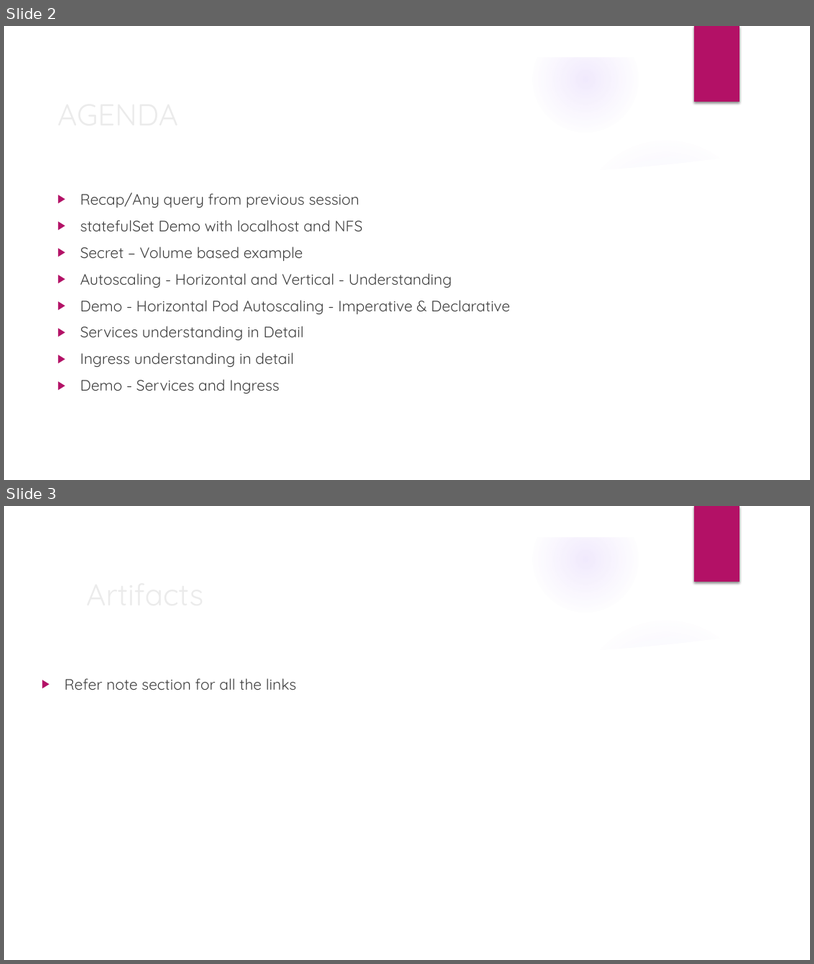
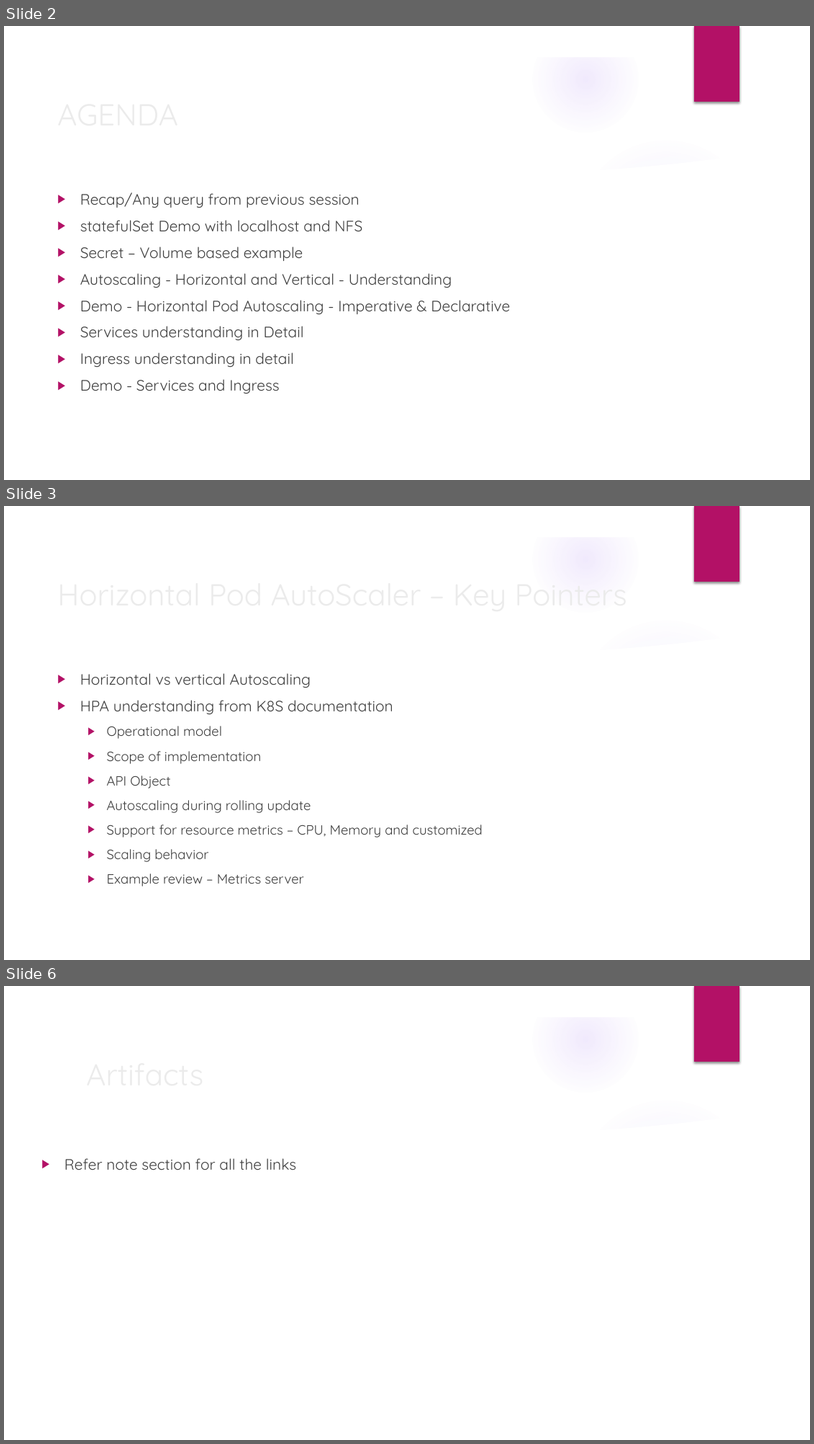
Before and after one commit to deepkumartraining/docker-k8s-April23, a slide deck: Day35/DockerAndKubernetes_Training-Day35.pptx. Shown one above the other, each under a label of ours: slides 2 and 3 before the commit, slides 2, 3 and 6 after it; the slides between them are not shown. The pictures are 814x964 and 814x1444 pixels, drawn with LibreOffice and Linux fonts; fonts in the diff are those of the drawing; background and template pictures are left out. Boxes give left, top, right and bottom in pixels: in the first picture for what was removed or moved away, otherwise in the second. Text is boxed around its words. In the diff, an @@ line names an element or a change of style, - is before the commit and + after.

Commit message:
updated issues details for metric servers

```diff
--- a/Day35/DockerAndKubernetes_Training-Day35.pptx
+++ b/Day35/DockerAndKubernetes_Training-Day35.pptx
@@ slide 3 added at (x1=4, y1=506, x2=810, y2=960), background picture (left out); not listed: 9 template elements that a slide beside it also shows @@
@@ title added at (x1=80, y1=673, x2=152, y2=685), 36 pt, text #EBEBEB @@
+Horizontal Pod AutoScaler – Key Pointers
@@ text added at (x1=80, y1=673, x2=483, y2=886), 16 pt, text #404040 @@
+▶ Horizontal vs vertical Autoscaling
+▶ HPA understanding from K8S documentation
+  ▶ Operational model
+  ▶ Scope of implementation
+  ▶ API Object
+  ▶ Autoscaling during rolling update
+  ▶ Support for resource metrics – CPU, Memory and customized
+  ▶ Scaling behavior
+  ▶ Example review – Metrics server
@@ what was slide 3 is now slide 6 @@
```
Also in this commit, not shown: 2 other slides added, 3 other files.
